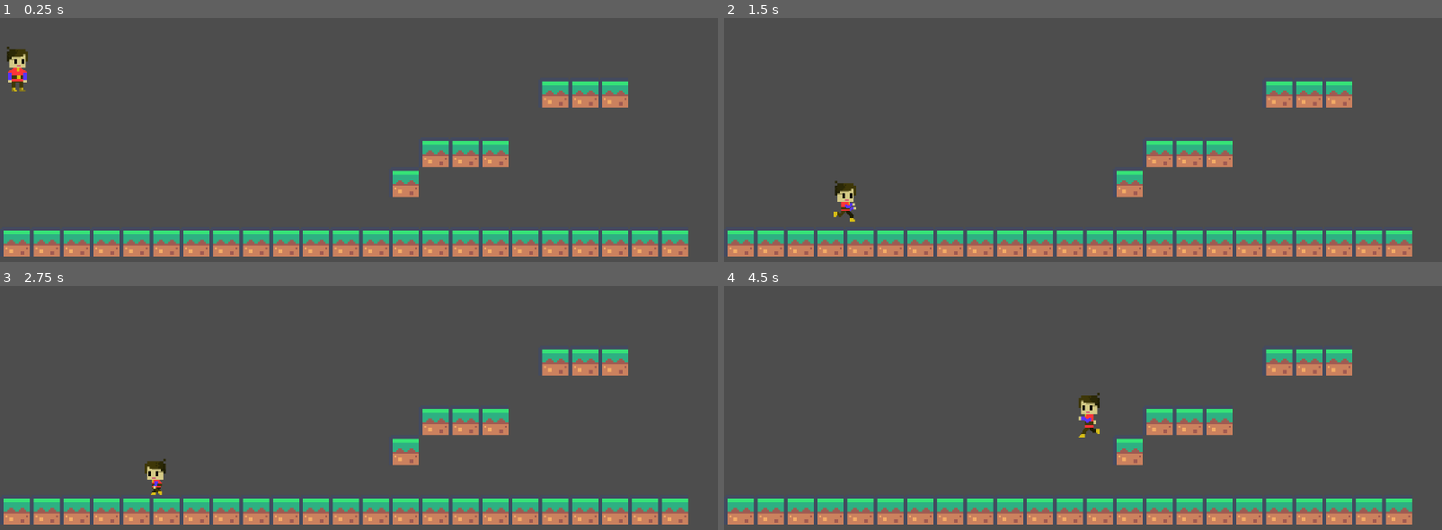
Above: before the commit, frames 1-4 (two rows, left to right).
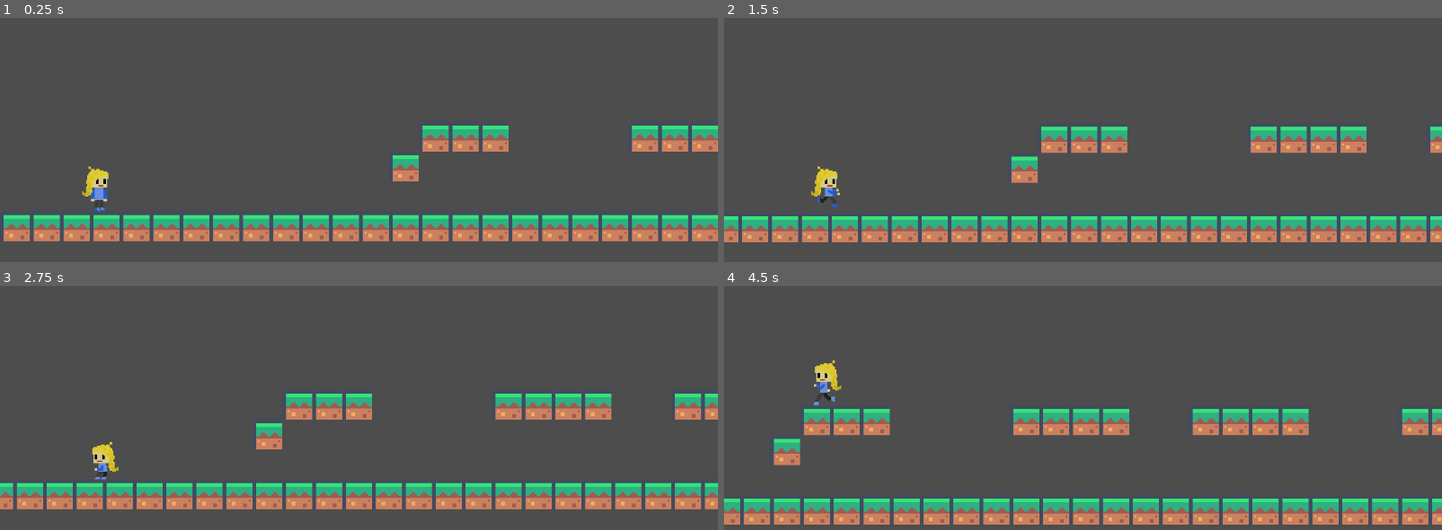
Above: after the commit, the same moments.

Repository: IMHouzzy/Grybu-karas
Game: Godot game, scene res://main.tscn
The game is run twice, just before and just after one commit, with the same random seed, the same clock (stepped at 60 frames per second) and the same inputs.
Inputs:
- Up to frame 1 (0.25 s): no input
- Up to frame 2 (1.5 s): hold S (crouch) 0.53-1.28 s; hold D (move_right) from 0.53 s (still down); tap W (jump) at 0.77, 0.8, 1.07, 1.35 s
- Up to frame 3 (2.75 s): tap W (jump) at 1.52, 1.82, 2.3 s; tap S (crouch) at 1.55 s; release D (move_right) at 2.03 s; hold Left (move_left) from 2.03 s (still down); hold S (crouch) from 2.03 s (still down)
- Up to frame 4 (4.5 s): release Left (move_left) at 2.78 s; release S (crouch) at 2.78 s; hold D (move_right) 2.78-4.28 s; tap S (crouch) at 2.85, 4.35 s; tap W (jump) at 3.02, 3.32 s; hold W (jump) 3.53-4.28 s; hold Left (move_left) from 4.28 s (still down)

The runs differ from the first frame. In frame 1, 21% of the frame differs, in the area x 0-100%, y 11-98%; in frame 2, 22%; in frame 3, 23%, in the area x 0-100%, y 25-98%; in frame 4, 13%.

Commit message:
fixed

Diff:
--- /dev/null
+++ b/BlueGirl.tscn
@@ -0,0 +1,104 @@
+[gd_scene load_steps=14 format=3 uid="uid://cgqqi3q22hkyw"]
+
+[ext_resource type="Script" path="res://PlayerControlerBlueGirl.gd" id="1_344at"]
+[ext_resource type="Texture2D" uid="uid://bbk2p1qfalx7b" path="res://Nuotraukos/Character2/Squat1.png" id="1_uikgh"]
+[ext_resource type="Texture2D" uid="uid://4n77o1ygs7v4" path="res://Nuotraukos/Character2/Squat2.png" id="2_uop71"]
+[ext_resource type="Texture2D" uid="uid://p4e64lo4jh3c" path="res://Nuotraukos/Character2/Run1.png" id="3_csymq"]
+[ext_resource type="Texture2D" uid="uid://s5l0mdhvhsmn" path="res://Nuotraukos/Character2/Run3.png" id="4_k83lg"]
+[ext_resource type="Texture2D" uid="uid://mhurisnb06n3" path="res://Nuotraukos/Character2/Run4.png" id="5_x00bt"]
+[ext_resource type="Texture2D" uid="uid://dyit6krcmn4ht" path="res://Nuotraukos/Character2/Run2.png" id="6_ux0tk"]
+[ext_resource type="Texture2D" uid="uid://vxrsusrxsb50" path="res://Nuotraukos/Character2/Stand.png" id="7_fm2d7"]
+[ext_resource type="Texture2D" uid="uid://cpiiw88dkvwqx" path="res://Nuotraukos/Character2/Stand2.png" id="8_amct8"]
+[ext_resource type="Texture2D" uid="uid://c37cgy418d8bx" path="res://Nuotraukos/Character2/Jump.png" id="9_03w5g"]
+
+[sub_resource type="SpriteFrames" id="SpriteFrames_g0sec"]
+animations = [{
+"frames": [{
+"duration": 1.0,
+"texture": ExtResource("1_uikgh")
+}, {
+"duration": 1.0,
+"texture": ExtResource("2_uop71")
+}],
+"loop": true,
+"name": &"CrouchWalking",
+"speed": 3.0
+}, {
+"frames": [{
+"duration": 1.0,
+"texture": ExtResource("1_uikgh")
+}],
+"loop": true,
+"name": &"Crouching",
+"speed": 5.0
+}, {
+"frames": [{
+"duration": 1.0,
+"texture": ExtResource("3_csymq")
+}, {
+"duration": 1.0,
+"texture": ExtResource("4_k83lg")
+}, {
+"duration": 1.0,
+"texture": ExtResource("5_x00bt")
+}, {
+"duration": 1.0,
+"texture": ExtResource("6_ux0tk")
+}],
+"loop": true,
+"name": &"Running",
+"speed": 5.0
+}, {
+"frames": [{
+"duration": 1.0,
+"texture": ExtResource("7_fm2d7")
+}, {
+"duration": 1.0,
+"texture": ExtResource("8_amct8")
+}],
+"loop": true,
+"name": &"idle",
+"speed": 2.0
+}, {
+"frames": [{
+"duration": 1.0,
+"texture": ExtResource("9_03w5g")
+}],
+"loop": true,
+"name": &"jumping",
+"speed": 5.0
+}]
+
+[sub_resource type="RectangleShape2D" id="RectangleShape2D_61cch"]
+size = Vector2(46, 72)
+
+[sub_resource type="RectangleShape2D" id="RectangleShape2D_222ol"]
+size = Vector2(46.5, 39)
+
+[node name="CharacterBody2D" type="CharacterBody2D"]
+script = ExtResource("1_344at")
+
+[node name="Sprite2D" type="AnimatedSprite2D" parent="."]
+texture_filter = 1
+scale = Vector2(2, 2)
+sprite_frames = SubResource("SpriteFrames_g0sec")
+animation = &"CrouchWalking"
+autoplay = "idle"
+
+[node name="NormalColision" type="CollisionShape2D" parent="."]
+position = Vector2(-3, 0)
+shape = SubResource("RectangleShape2D_61cch")
+
+[node name="CrouchingColision" type="CollisionShape2D" parent="."]
+position = Vector2(-2.75, 16)
+shape = SubResource("RectangleShape2D_222ol")
+disabled = true
+debug_color = Color(0.964706, 0.133333, 0.345098, 0.419608)
+
+[node name="RightCheckAbove" type="RayCast2D" parent="."]
+position = Vector2(12.805, 3)
+target_position = Vector2(0, -45)
+
+[node name="LeftCheckAbove" type="RayCast2D" parent="."]
+position = Vector2(-14, 3)
+target_position = Vector2(0, -45)
--- /dev/null
+++ b/PlayerControlerBlueGirl.gd
@@ -0,0 +1,90 @@
+extends CharacterBody2D
+
+var SPEED = 300.0 #Character speed
+var JUMP_VELOCITY = -700 #Jump hight
+var  DOUBLE_JUMP_VELOCITY = -600 #Second jump hight
+
+var jumps_made = 0 #jump counter
+var max_jumps = 2 # max jumps that character can make (galima keisti jeigu reikia)
+@onready var sprite_2d = $Sprite2D #calling the picture (sprite of a character)
+@onready var RightCheckAbove =$RightCheckAbove #Check if there is an objec above player head on the right on the colider
+@onready var LeftCheckAbove =$LeftCheckAbove #Check if there is an objec above player head on the left on the colider
+
+# Get the gravity from the project settings to be synced with RigidBody nodes.
+var gravity = ProjectSettings.get_setting("physics/2d/default_gravity")
+func _physics_process(delta):
+
+	# Add the gravity.
+	if not is_on_floor():
+		velocity.y += gravity * delta
+
+	#Animations
+	if(velocity.x>1 || velocity.x<-1) and is_on_floor() :
+		sprite_2d.animation = "Running"
+	elif is_on_floor():
+		sprite_2d.animation = "idle"
+	if Input.is_action_pressed("jump") and not is_on_floor():
+		sprite_2d.animation = "jumping"
+		#Checks if duck button is pressed and if the player is unther the object
+
+
+	if Input.is_action_pressed("crouch") or RightCheckAbove.is_colliding() or LeftCheckAbove.is_colliding():
+		if not is_zero_approx(velocity.x):
+			sprite_2d.animation = "CrouchWalking"
+			$NormalColision.disabled = true
+			$CrouchingColision.disabled = false
+			SPEED = 150
+			JUMP_VELOCITY = -500
+			DOUBLE_JUMP_VELOCITY = -400
+		elif is_zero_approx(velocity.x):
+			sprite_2d.animation = "Crouching"
+			#Swiches to crouching collider
+			$NormalColision.disabled = true
+			$CrouchingColision.disabled = false
+			SPEED = 150
+			JUMP_VELOCITY = -500
+			DOUBLE_JUMP_VELOCITY = -400
+
+	else:
+		#Swiches back to normal collider
+		$NormalColision.disabled = false
+		$CrouchingColision.disabled = true
+		SPEED = 300.0
+		JUMP_VELOCITY = -700
+		DOUBLE_JUMP_VELOCITY = -600
+
+
+
+	# Get the input direction and handle the movement/deceleration.
+	# As good practice, you should replace UI actions with custom gameplay actions.
+	var direction = Input.get_axis("move_left", "move_right")
+	if direction:
+		velocity.x = direction * SPEED
+	else:
+		velocity.x = move_toward(velocity.x, 0, 20)
+
+	#States of a player
+	var is_falling = velocity.y > 0.0 and not is_on_floor() #Triggers when palyer is in the air and velocity is 0
+	var is_running = is_on_floor() and not is_zero_approx(velocity.x) #Triggers when palyer is on the ground and is moving
+	var is_idling = is_on_floor() and is_zero_approx(velocity.x) #Triggers when palyer is on the ground and is not moving
+	var is_jumping = Input.is_action_pressed("jump") and is_on_floor() #Triggers when palyer is on the ground and the jump button is pressed (W or up arrow)
+	var is_double_jumping = Input.is_action_pressed("jump") and is_falling #Triggers when palyer is in a falling state and the jump button is pressed
+	var is_ducking = Input.is_action_pressed("crouch") and is_on_floor() #Triggers when palyer is in a falling state and the jump button is pressed
+
+	if is_jumping:
+		velocity.y = JUMP_VELOCITY
+		jumps_made += 1
+	elif is_double_jumping:
+		jumps_made += 1
+		if jumps_made <= max_jumps:
+			velocity.y = DOUBLE_JUMP_VELOCITY
+	elif is_running or is_idling or is_ducking:
+		jumps_made = 0
+
+	move_and_slide()
+
+	#Flips the sprite when the palyer is going to the left
+	if Input.is_action_pressed("move_left"):
+		sprite_2d.flip_h = true
+	elif Input.is_action_pressed("move_right"):
+		sprite_2d.flip_h = false
--- /dev/null
+++ b/Redboy.tscn
@@ -0,0 +1,105 @@
+[gd_scene load_steps=15 format=3 uid="uid://b86t4mjmkgsiu"]
+
+[ext_resource type="Script" path="res://PlayerControler.gd" id="1_88rxm"]
+[ext_resource type="Texture2D" uid="uid://deo1lvlbiield" path="res://Nuotraukos/Character1/Squat1.png" id="1_emet0"]
+[ext_resource type="Texture2D" uid="uid://crmjaqb1bi5it" path="res://Nuotraukos/Character1/Squat2.png" id="2_5h5r5"]
+[ext_resource type="Texture2D" uid="uid://beinnrh6qwdjc" path="res://Nuotraukos/Character1/SquatRight.png" id="3_okll2"]
+[ext_resource type="Texture2D" uid="uid://bl8vgwek8e7as" path="res://Nuotraukos/Character1/RunRight1.png" id="4_h6klp"]
+[ext_resource type="Texture2D" uid="uid://cmmf0r5cuxu4e" path="res://Nuotraukos/Character1/RunRight2.png" id="5_05jd2"]
+[ext_resource type="Texture2D" uid="uid://n7o8nny1ilxa" path="res://Nuotraukos/Character1/RunRight3.png" id="6_xhobl"]
+[ext_resource type="Texture2D" uid="uid://bxg28wh6slu5u" path="res://Nuotraukos/Character1/RunRight4.png" id="7_s72sg"]
+[ext_resource type="Texture2D" uid="uid://cgssw5lb7oewx" path="res://Nuotraukos/Character1/StandRight.png" id="8_cgv2o"]
+[ext_resource type="Texture2D" uid="uid://b4hhgj103wlxr" path="res://Nuotraukos/Character1/StandRight2copy.png" id="9_ii6ff"]
+[ext_resource type="Texture2D" uid="uid://bs8cx28ddauny" path="res://Nuotraukos/Character1/Jump.png" id="10_humha"]
+
+[sub_resource type="SpriteFrames" id="SpriteFrames_np7qr"]
+animations = [{
+"frames": [{
+"duration": 1.0,
+"texture": ExtResource("1_emet0")
+}, {
+"duration": 1.0,
+"texture": ExtResource("2_5h5r5")
+}],
+"loop": true,
+"name": &"CrouchWalking",
+"speed": 5.0
+}, {
+"frames": [{
+"duration": 1.0,
+"texture": ExtResource("3_okll2")
+}],
+"loop": true,
+"name": &"Crouching",
+"speed": 5.0
+}, {
+"frames": [{
+"duration": 1.0,
+"texture": ExtResource("4_h6klp")
+}, {
+"duration": 1.0,
+"texture": ExtResource("5_05jd2")
+}, {
+"duration": 1.0,
+"texture": ExtResource("6_xhobl")
+}, {
+"duration": 1.0,
+"texture": ExtResource("7_s72sg")
+}],
+"loop": true,
+"name": &"Running",
+"speed": 5.0
+}, {
+"frames": [{
+"duration": 1.0,
+"texture": ExtResource("8_cgv2o")
+}, {
+"duration": 1.0,
+"texture": ExtResource("9_ii6ff")
+}],
+"loop": true,
+"name": &"idle",
+"speed": 2.0
+}, {
+"frames": [{
+"duration": 1.0,
+"texture": ExtResource("10_humha")
+}],
+"loop": true,
+"name": &"jumping",
+"speed": 5.0
+}]
+
+[sub_resource type="RectangleShape2D" id="RectangleShape2D_jv0g2"]
+size = Vector2(38, 72)
+
+[sub_resource type="RectangleShape2D" id="RectangleShape2D_aebbm"]
+size = Vector2(38.5, 39)
+
+[node name="CharacterBody2D" type="CharacterBody2D"]
+script = ExtResource("1_88rxm")
+
+[node name="Sprite2D" type="AnimatedSprite2D" parent="."]
+texture_filter = 1
+scale = Vector2(2, 2)
+sprite_frames = SubResource("SpriteFrames_np7qr")
+animation = &"jumping"
+autoplay = "idle"
+
+[node name="NormalColision" type="CollisionShape2D" parent="."]
+position = Vector2(1, 0)
+shape = SubResource("RectangleShape2D_jv0g2")
+
+[node name="CrouchingColision" type="CollisionShape2D" parent="."]
+position = Vector2(1.25, 16)
+shape = SubResource("RectangleShape2D_aebbm")
+disabled = true
+debug_color = Color(0.964706, 0.133333, 0.345098, 0.419608)
+
+[node name="RightCheckAbove" type="RayCast2D" parent="."]
+position = Vector2(16, 0)
+target_position = Vector2(0, -45)
+
+[node name="LeftCheckAbove" type="RayCast2D" parent="."]
+position = Vector2(-10.805, 0)
+target_position = Vector2(0, -45)
--- a/character_body_2d.tscn
+++ /dev/null
@@ -1,103 +0,0 @@
-[gd_scene load_steps=14 format=3 uid="uid://b86t4mjmkgsiu"]
-
-[ext_resource type="Texture2D" uid="uid://bl8vgwek8e7as" path="res://Nuotraukos/Character1/RunRight1.png" id="1_beh8q"]
-[ext_resource type="Texture2D" uid="uid://deo1lvlbiield" path="res://Nuotraukos/Character1/Squat1.png" id="1_jrq2h"]
-[ext_resource type="Texture2D" uid="uid://cmmf0r5cuxu4e" path="res://Nuotraukos/Character1/RunRight2.png" id="2_8wtk0"]
-[ext_resource type="Texture2D" uid="uid://crmjaqb1bi5it" path="res://Nuotraukos/Character1/Squat2.png" id="2_sr24x"]
-[ext_resource type="Texture2D" uid="uid://n7o8nny1ilxa" path="res://Nuotraukos/Character1/RunRight3.png" id="3_eek5l"]
-[ext_resource type="Texture2D" uid="uid://bxg28wh6slu5u" path="res://Nuotraukos/Character1/RunRight4.png" id="4_lajju"]
-[ext_resource type="Texture2D" uid="uid://beinnrh6qwdjc" path="res://Nuotraukos/Character1/SquatRight.png" id="5_xkptc"]
-[ext_resource type="Texture2D" uid="uid://cgssw5lb7oewx" path="res://Nuotraukos/Character1/StandRight.png" id="6_ag60n"]
-[ext_resource type="Texture2D" uid="uid://b4hhgj103wlxr" path="res://Nuotraukos/Character1/StandRight2copy.png" id="7_mbr0d"]
-[ext_resource type="Texture2D" uid="uid://bs8cx28ddauny" path="res://Nuotraukos/Character1/Jump.png" id="10_pbu17"]
-
-[sub_resource type="SpriteFrames" id="SpriteFrames_np7qr"]
-animations = [{
-"frames": [{
-"duration": 1.0,
-"texture": ExtResource("1_jrq2h")
-}, {
-"duration": 1.0,
-"texture": ExtResource("2_sr24x")
-}],
-"loop": true,
-"name": &"CrouchWalking",
-"speed": 2.0
-}, {
-"frames": [{
-"duration": 1.0,
-"texture": ExtResource("5_xkptc")
-}],
-"loop": true,
-"name": &"Crouching",
-"speed": 5.0
-}, {
-"frames": [{
-"duration": 1.0,
-"texture": ExtResource("1_beh8q")
-}, {
-"duration": 1.0,
-"texture": ExtResource("2_8wtk0")
-}, {
-"duration": 1.0,
-"texture": ExtResource("3_eek5l")
-}, {
-"duration": 1.0,
-"texture": ExtResource("4_lajju")
-}],
-"loop": true,
-"name": &"Running",
-"speed": 5.0
-}, {
-"frames": [{
-"duration": 1.0,
-"texture": ExtResource("6_ag60n")
-}, {
-"duration": 1.0,
-"texture": ExtResource("7_mbr0d")
-}],
-"loop": true,
-"name": &"idle",
-"speed": 2.0
-}, {
-"frames": [{
-"duration": 1.0,
-"texture": ExtResource("10_pbu17")
-}],
-"loop": true,
-"name": &"jumping",
-"speed": 5.0
-}]
-
-[sub_resource type="RectangleShape2D" id="RectangleShape2D_jv0g2"]
-size = Vector2(38, 72)
-
-[sub_resource type="RectangleShape2D" id="RectangleShape2D_aebbm"]
-size = Vector2(38.5, 39)
-
-[node name="CharacterBody2D" type="CharacterBody2D"]
-
-[node name="Sprite2D" type="AnimatedSprite2D" parent="."]
-texture_filter = 1
-scale = Vector2(2, 2)
-sprite_frames = SubResource("SpriteFrames_np7qr")
-animation = &"Running"
-autoplay = "idle"
-
-[node name="NormalColision" type="CollisionShape2D" parent="."]
-position = Vector2(1, 0)
-shape = SubResource("RectangleShape2D_jv0g2")
-
-[node name="CrouchingColision" type="CollisionShape2D" parent="."]
-position = Vector2(1.25, 16)
-shape = SubResource("RectangleShape2D_aebbm")
-disabled = true
-debug_color = Color(0.964706, 0.133333, 0.345098, 0.419608)
-
-[node name="RightCheckAbove" type="RayCast2D" parent="."]
-position = Vector2(16, 0)
-target_position = Vector2(0, -45)
-
-[node name="LeftCheckAbove" type="RayCast2D" parent="."]
-position = Vector2(-10.805, 0)
-target_position = Vector2(0, -45)
--- a/main.tscn
+++ b/main.tscn
@@ -1,8 +1,7 @@
-[gd_scene load_steps=6 format=3 uid="uid://cargfjow3uovt"]
+[gd_scene load_steps=5 format=3 uid="uid://cargfjow3uovt"]
 
-[ext_resource type="PackedScene" uid="uid://b86t4mjmkgsiu" path="res://character_body_2d.tscn" id="1_u7gjg"]
+[ext_resource type="PackedScene" uid="uid://cgqqi3q22hkyw" path="res://BlueGirl.tscn" id="2_n5huu"]
 [ext_resource type="Texture2D" uid="uid://dsd3dd3o8d2td" path="res://Assets/tile_0000.png" id="2_pv1wt"]
-[ext_resource type="Script" path="res://PlayerControler.gd" id="3_pr1q2"]
 
 [sub_resource type="TileSetAtlasSource" id="TileSetAtlasSource_6lbcp"]
 texture = ExtResource("2_pv1wt")
@@ -17,18 +16,18 @@
 
 [node name="Node2D" type="Node"]
 
-[node name="CharacterBody2D" parent="." instance=ExtResource("1_u7gjg")]
-position = Vector2(25.4457, -1.81721)
-script = ExtResource("3_pr1q2")
-
-[node name="Camera2D" type="Camera2D" parent="CharacterBody2D"]
-position = Vector2(-25.4457, 1.81721)
-limit_left = 0
-limit_top = 0
-
 [node name="TileMap" type="TileMap" parent="."]
 texture_filter = 1
 scale = Vector2(3, 3)
 tile_set = SubResource("TileSet_x4fqj")
 format = 2
-layer_0/tile_data = PackedInt32Array(458752, 0, 0, 458753, 0 …(301 unchanged characters)… 2158, 0, 0, 262159, 0, 0, 262160, 0, 0, 131090, 0, 0, 131091, 0, 0, 131092, 0, 0, 327693, 0, 0)
+layer_0/tile_data = PackedInt32Array(458752, 0, 0, 458753, 0 …(301 unchanged characters)… 2158, 0, 0, 262159, 0, 0, 262160, 0, 0, 327693, 0, 0, 458775, 0, 0, 458776, 0, 0, 458777, 0, 0, 458778, 0, 0, 458779, 0, 0, 458780, 0, 0, 458781, 0, 0, 458782, 0, 0, 458783, 0, 0, 458784, 0, 0, 458785, 0, 0, 458786, 0, 0, 262165, 0, 0, 262166, 0, 0, 262167, 0, 0, 262168, 0, 0, 262171, 0, 0, 262172, 0, 0, 262173, 0, 0, 262174, 0, 0, 262178, 0, 0, 262179, 0, 0, 262180, 0, 0, 458787, 0, 0, 458788, 0, 0, 458789, 0, 0, 458790, 0, 0, 458791, 0, 0)
+
+[node name="CharacterBody2D" parent="." instance=ExtResource("2_n5huu")]
+position = Vector2(158, 276)
+
+[node name="Camera2D" type="Camera2D" parent="CharacterBody2D"]
+position = Vector2(-162, -275)
+anchor_mode = 0
+limit_left = 0
+limit_top = 0
Binary file changed: Nuotraukos/Character2/Jump.png
Binary file changed: Nuotraukos/Character2/Run1.png
Binary file changed: Nuotraukos/Character2/Run2.png
Binary file changed: Nuotraukos/Character2/Run3.png
Binary file changed: Nuotraukos/Character2/Run4.png
Binary file changed: Nuotraukos/Character2/Squat1.png
Not shown, changed: Nuotraukos/Character2/Squat1.png.import
Binary file changed: Nuotraukos/Character2/Squat2.png
Binary file changed: Nuotraukos/Character2/Stand.png
Binary file added: Nuotraukos/Character2/Stand2.png
Not shown, changed: Nuotraukos/Character2/Stand2.png.import
